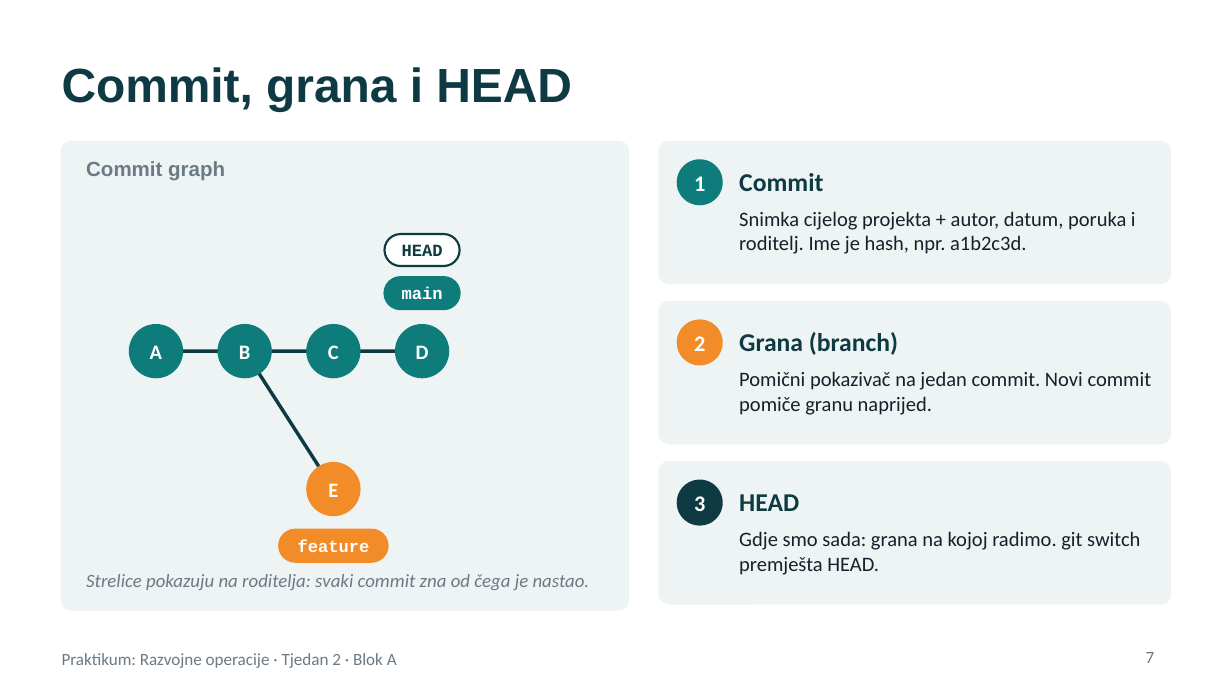
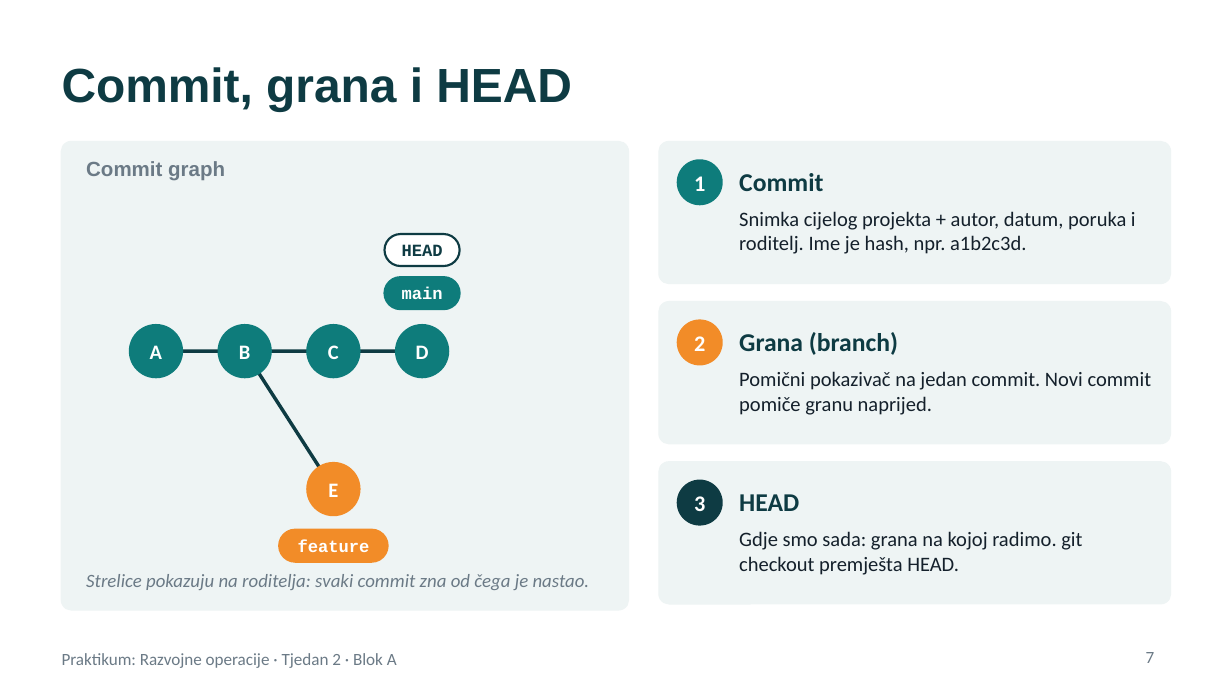
Before and after one commit to unipu-praktikum-razvojne-operacije/praktikum, a slide deck: slide 7 of 2. Verzioniranje, strategije, kolaboracija u git-u, Ollama/blok-a-predavanje.pptx. Drawn at 1232x693 pixels with LibreOffice and Linux fonts; fonts in the diff are those of the drawing. Boxes give left, top, right and bottom in pixels: in the first picture for what was removed or moved away, otherwise in the second. Text is boxed around its words. In the diff, an @@ line names an element or a change of style, - is before the commit and + after.

```diff
--- a/2. Verzioniranje, strategije, kolaboracija u git-u, Ollama/blok-a-predavanje.pptx
+++ b/2. Verzioniranje, strategije, kolaboracija u git-u, Ollama/blok-a-predavanje.pptx
@@ text at (x1=739, y1=531, x2=1082, y2=575): text changed @@
-Gdje smo sada: grana na kojoj radimo. git switch premješta HEAD.
+Gdje smo sada: grana na kojoj radimo. git checkout premješta HEAD.
```
Also in this commit, not shown: 6 other slides changed, 45 other files.
